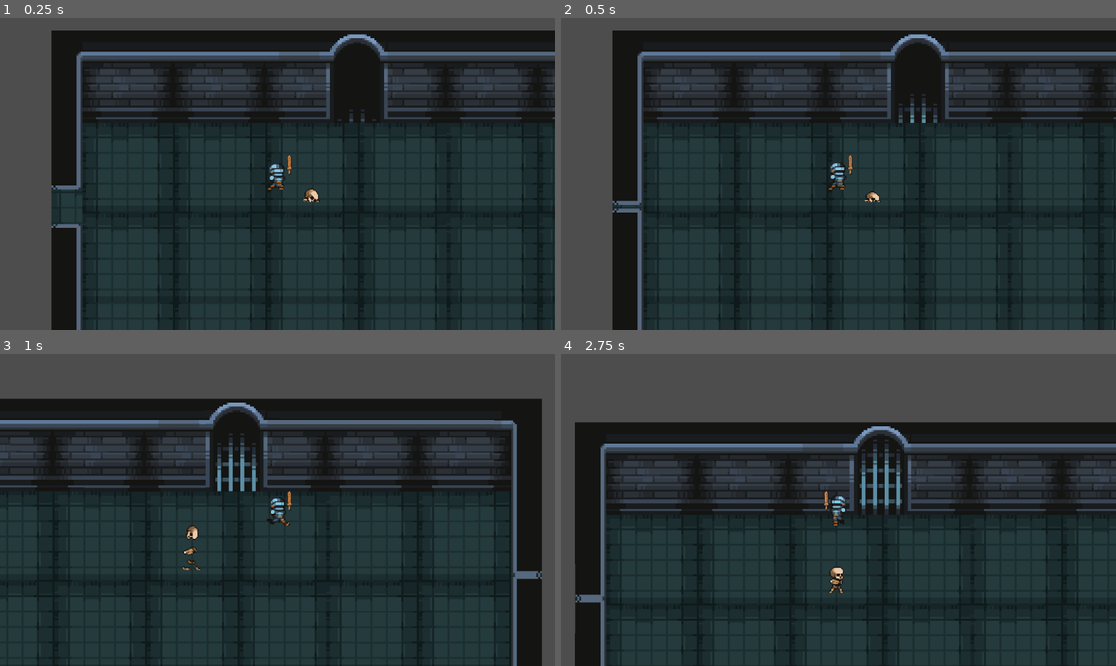
Above: before the commit, frames 1-4 (two rows, left to right).
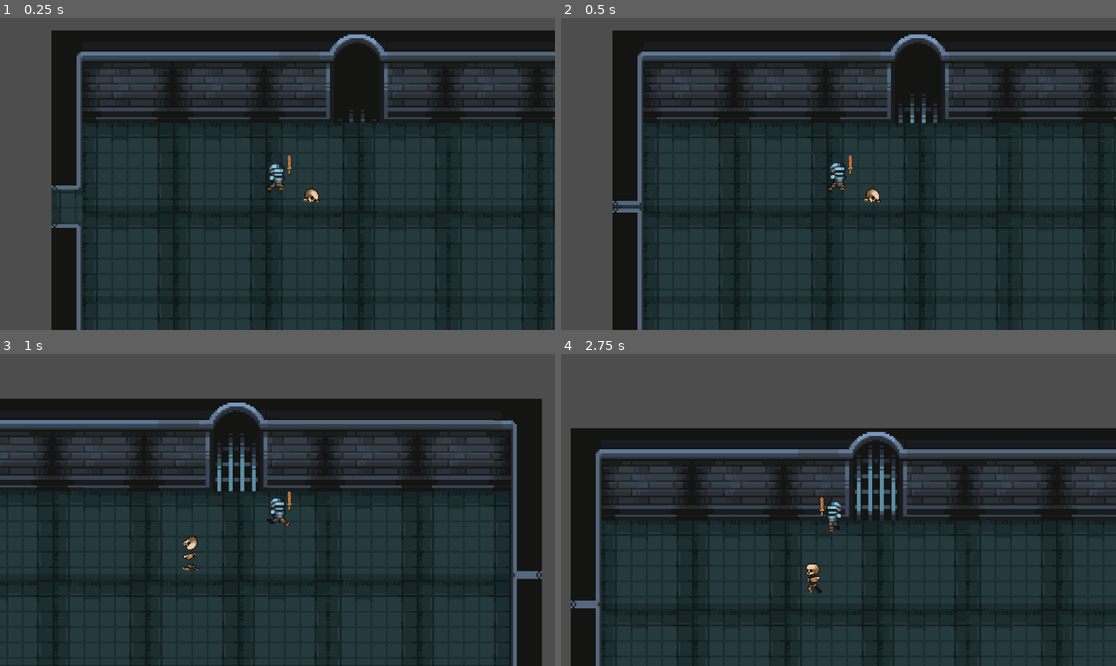
Above: after the commit, the same moments.

Repository: Robert-Riordan-UCD/GameDevJourney
Game: Godot game, scene res://debug_test_scene.tscn
Same seed, same stepped clock (60 frames per second), same inputs: the game is played once before the commit and once after it. This scene is started directly instead of the project's main scene.
Inputs (mouse positions are in pixels of both pictures, inside the frame that each line leads up to):
- Up to frame 1 (0.25 s): no input
- Up to frame 2 (0.5 s): no input
- Up to frame 3 (1 s): move the mouse to (249, 572) at 0.52 s; hold W (player_up) from 0.53 s (still down); hold Space (player_dash) from 0.53 s (still down)
- Up to frame 4 (2.75 s): move the mouse to (1005, 556) at 1.27 s; release Space (player_dash) at 1.28 s; click (1005, 556) at 1.35 s; move the mouse to (672, 463) at 2.02 s; release W (player_up) at 2.03 s; hold A (player_left) from 2.03 s (still down); hold Space (player_dash) from 2.03 s (still down)

Frame 1 is identical in both runs. In frame 2, less than 0.1% of the frame differs, in the area x 54-58%, y 54-59%; in frame 3, 0.3%; in frame 4, 17%, in the area x 1-100%, y 21-100%.

Commit message:
Enemies move around randomly now

Diff:
--- /dev/null
+++ b/Rougelike_Bullethell_Dungeon_Crawler/Enemies/RandomMovement.gd
@@ -0,0 +1,24 @@
+extends Node2D
+
+@export var parent:CharacterBody2D
+@export var speed:float = 100
+@export var enabled:bool = false
+@export var movement_area:SpawnArea
+@export_range(0.0, 1.0) var friction:float = 0.5
+var target:Vector2
+
+func _ready() -> void:
+	await get_tree().process_frame # wait for parent to ready to set movement area
+	new_target()
+
+func _process(delta: float) -> void:
+	if not enabled: return
+	parent.velocity += position.direction_to(target)*speed*delta
+	parent.velocity = lerp(parent.velocity, Vector2.ZERO, friction*delta)
+	parent.move_and_slide()
+
+func new_target() -> void:
+	target = movement_area.get_random_point()
+	await get_tree().create_timer(randf_range(5, 15)).timeout
+	print(target)
+	new_target()
--- a/Rougelike_Bullethell_Dungeon_Crawler/Enemies/enemy.gd
+++ b/Rougelike_Bullethell_Dungeon_Crawler/Enemies/enemy.gd
@@ -8,17 +8,29 @@
 @export var start_time_offset_min:float = 1.6
 @export var start_time_offset_max:float = 0.2
 
+@export var movement_area:SpawnArea
+
 @onready var animated_sprite_2d: AnimatedSprite2D = $AnimatedSprite2D
+@onready var random_movement: Node2D = $RandomMovement
 
 var dying:bool = false
 
 func _ready() -> void:
 	randomize()
 	setup_bullet_spawner()
+	random_movement.movement_area = movement_area
+
+func _process(delta: float) -> void:
+	if dying: return
+	if random_movement and random_movement.enabled:
+		animated_sprite_2d.play("move")
+		animated_sprite_2d.flip_h = velocity.x < 0
 
 func activate() -> void:
 	await spawn_self()
+	if dying: return
 	bullet_spawner.enable()
+	random_movement.enabled = true
 
 func setup_bullet_spawner() -> void:
 	if bullet_spawner ==  null:
@@ -40,6 +52,7 @@
 	animated_sprite_2d.position.y -= 8
 	animated_sprite_2d.play("death")
 	$CollisionShape2D.queue_free()
+	random_movement.queue_free()
 	bullet_spawner.disable()
 	await animated_sprite_2d.animation_finished
 	get_parent().remove_child(self)
--- a/Rougelike_Bullethell_Dungeon_Crawler/Enemies/enemy.tscn
+++ b/Rougelike_Bullethell_Dungeon_Crawler/Enemies/enemy.tscn
@@ -1,10 +1,12 @@
-[gd_scene load_steps=20 format=3 uid="uid://dmx33r6xnsopf"]
+[gd_scene load_steps=28 format=3 uid="uid://dmx33r6xnsopf"]
 
 [ext_resource type="Script" path="res://Enemies/enemy.gd" id="1_poh43"]
 [ext_resource type="Texture2D" uid="uid://cjetnupabcr2" path="res://Enemies/Sprites/Skeleton/Idle-Sheet.png" id="1_slv70"]
 [ext_resource type="Texture2D" uid="uid://v8inmwoyp44w" path="res://Enemies/Sprites/Skeleton/Death-Sheet.png" id="2_66oxj"]
 [ext_resource type="Script" path="res://Utilites/health.gd" id="4_b1cdm"]
+[ext_resource type="Texture2D" uid="uid://blvr28dtxh06m" path="res://Enemies/Sprites/Skeleton/Run-Sheet.png" id="4_vomm4"]
 [ext_resource type="Script" path="res://Utilites/Hurtbox.gd" id="5_x2rmh"]
+[ext_resource type="Script" path="res://Enemies/RandomMovement.gd" id="6_fajqo"]
 
 [sub_resource type="AtlasTexture" id="AtlasTexture_taqq5"]
 atlas = ExtResource("2_66oxj")
@@ -54,6 +56,30 @@
 atlas = ExtResource("1_slv70")
 region = Rect2(96, 0, 32, 32)
 
+[sub_resource type="AtlasTexture" id="AtlasTexture_46xkc"]
+atlas = ExtResource("4_vomm4")
+region = Rect2(0, 32, 64, 32)
+
+[sub_resource type="AtlasTexture" id="AtlasTexture_bj0h6"]
+atlas = ExtResource("4_vomm4")
+region = Rect2(64, 32, 64, 32)
+
+[sub_resource type="AtlasTexture" id="AtlasTexture_78xtf"]
+atlas = ExtResource("4_vomm4")
+region = Rect2(128, 32, 64, 32)
+
+[sub_resource type="AtlasTexture" id="AtlasTexture_nbyar"]
+atlas = ExtResource("4_vomm4")
+region = Rect2(192, 32, 64, 32)
+
+[sub_resource type="AtlasTexture" id="AtlasTexture_pipi1"]
+atlas = ExtResource("4_vomm4")
+region = Rect2(256, 32, 64, 32)
+
+[sub_resource type="AtlasTexture" id="AtlasTexture_mrltf"]
+atlas = ExtResource("4_vomm4")
+region = Rect2(320, 32, 64, 32)
+
 [sub_resource type="SpriteFrames" id="SpriteFrames_egpd7"]
 animations = [{
 "frames": [{
@@ -101,6 +127,29 @@
 "loop": true,
 "name": &"default",
 "speed": 6.0
+}, {
+"frames": [{
+"duration": 1.0,
+"texture": SubResource("AtlasTexture_46xkc")
+}, {
+"duration": 1.0,
+"texture": SubResource("AtlasTexture_bj0h6")
+}, {
+"duration": 1.0,
+"texture": SubResource("AtlasTexture_78xtf")
+}, {
+"duration": 1.0,
+"texture": SubResource("AtlasTexture_nbyar")
+}, {
+"duration": 1.0,
+"texture": SubResource("AtlasTexture_pipi1")
+}, {
+"duration": 1.0,
+"texture": SubResource("AtlasTexture_mrltf")
+}],
+"loop": true,
+"name": &"move",
+"speed": 6.0
 }]
 
 [sub_resource type="CapsuleShape2D" id="CapsuleShape2D_b6sac"]
@@ -110,7 +159,7 @@
 [node name="Enemy" type="CharacterBody2D" groups=["enemy"]]
 scale = Vector2(2, 2)
 collision_layer = 8
-collision_mask = 13
+collision_mask = 5
 script = ExtResource("1_poh43")
 
 [node name="AnimatedSprite2D" type="AnimatedSprite2D" parent="."]
@@ -118,6 +167,7 @@
 sprite_frames = SubResource("SpriteFrames_egpd7")
 animation = &"death"
 frame = 7
+frame_progress = 1.0
 
 [node name="CollisionShape2D" type="CollisionShape2D" parent="."]
 visible = false
@@ -140,4 +190,8 @@
 position = Vector2(0, 5.5)
 shape = SubResource("CapsuleShape2D_b6sac")
 
+[node name="RandomMovement" type="Node2D" parent="." node_paths=PackedStringArray("parent")]
+script = ExtResource("6_fajqo")
+parent = NodePath("..")
+
 [connection signal="died" from="Health" to="." method="_on_health_died"]
--- a/Rougelike_Bullethell_Dungeon_Crawler/World/Rooms/SpawnArea.gd
+++ b/Rougelike_Bullethell_Dungeon_Crawler/World/Rooms/SpawnArea.gd
@@ -1,3 +1,4 @@
+class_name SpawnArea
 extends Area2D
 
 func _ready() -> void:
--- a/Rougelike_Bullethell_Dungeon_Crawler/World/Rooms/room.gd
+++ b/Rougelike_Bullethell_Dungeon_Crawler/World/Rooms/room.gd
@@ -30,6 +30,7 @@
 	new_enemy.scale /= scale
 	new_enemy.connect("died", _on_enemy_died)
 	new_enemy.bullet_spawner = Utils.new_random_bullet_spawner()
+	new_enemy.movement_area = $SpawnArea
 	await get_tree().process_frame
 	enemies.add_child(new_enemy)
 	new_enemy.global_position = global_position + $SpawnArea.get_random_point()
